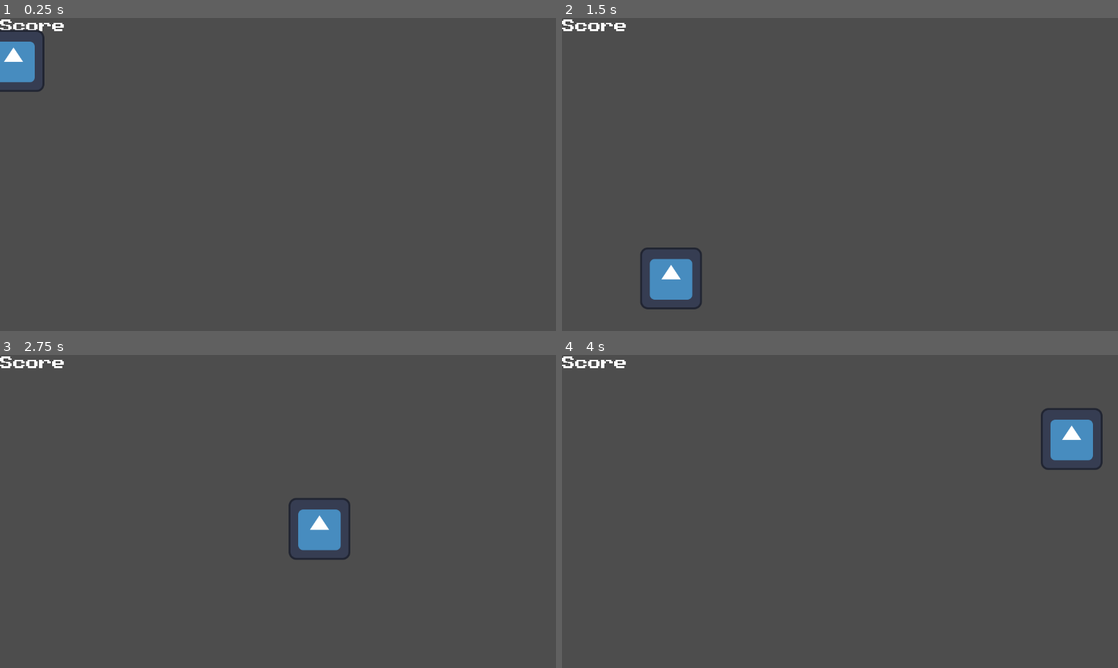
Above: before the commit, frames 1-4 (two rows, left to right).
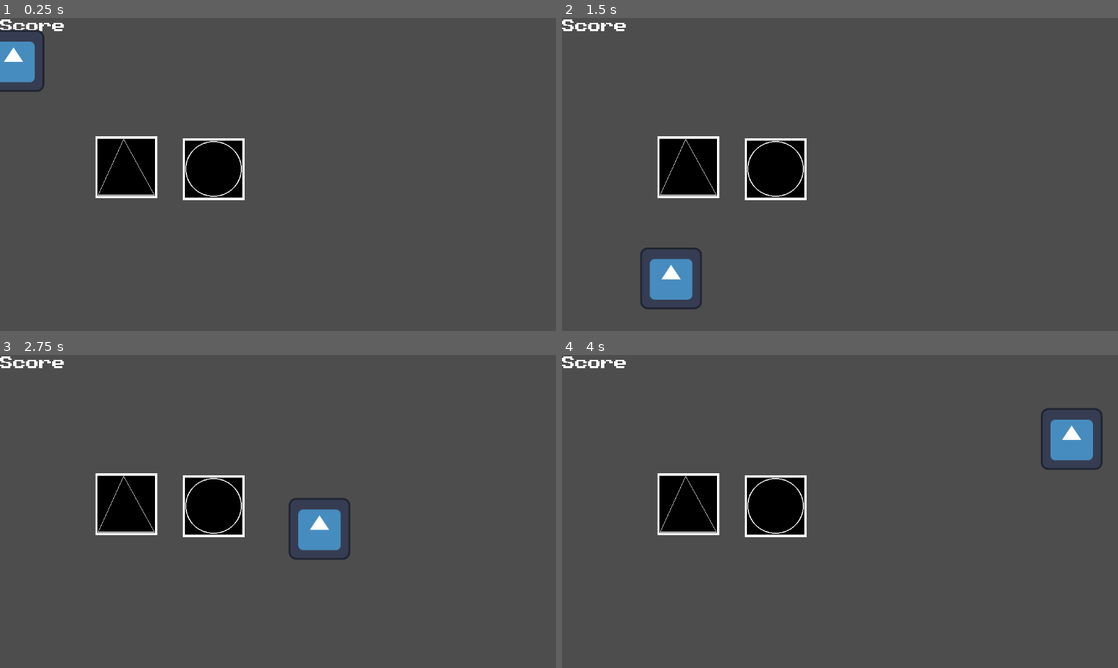
Above: after the commit, the same moments.

Repository: y1z/godot-wild-jam-84-submetions
Game: Godot game, scene res://Scenes/main.tscn
Same seed, same stepped clock (60 frames per second), same inputs: the game is played once before the commit and once after it. The engine's default icon, where the game draws it, is replaced by a stand-in: a white triangle on a blue panel in a dark square.
Inputs (mouse positions are in pixels of both pictures, inside the frame that each line leads up to):
- Up to frame 1 (0.25 s): no input
- Up to frame 2 (1.5 s): tap Enter at 0.5, 1.35 s; move the mouse to (962, 158) at 0.52 s; press the mouse at (962, 158) at 0.53 s; move the mouse to (728, 190) at 1.27 s; release the mouse at (728, 190) at 1.28 s; click (728, 190) at 1.42 s
- Up to frame 3 (2.75 s): move the mouse to (333, 442) at 2.02 s; tap F at 2.1 s; click (333, 442) at 2.17 s
- Up to frame 4 (4 s): move the mouse to (812, 574) at 2.77 s; click (812, 574) at 2.85 s; move the mouse to (1006, 558) at 3.52 s; tap Enter at 3.6 s; click (1006, 558) at 3.67 s

The runs differ from the first frame. In frame 1, 4.3% of the frame differs, in the area x 17-44%, y 37-59%; in frame 2, 4.3%; in frame 3, 4.3%; in frame 4, 4.3%.

Commit message:
Add event_bus

Diff:
--- a/Entities/critter_grid.tscn
+++ b/Entities/critter_grid.tscn
@@ -1,10 +1,13 @@
-[gd_scene load_steps=3 format=3 uid="uid://mxhbtsjpjwve"]
+[gd_scene load_steps=5 format=3 uid="uid://mxhbtsjpjwve"]
 
 [ext_resource type="Texture2D" uid="uid://q66vad3jtivw" path="res://Sprites/critter_grid_danger.png" id="1_11ji5"]
+[ext_resource type="Script" uid="uid://ny66irqijdg5" path="res://Scripts/critter_grid.gd" id="1_31cqe"]
+[ext_resource type="Texture2D" uid="uid://cufa0j0lvo4mv" path="res://Sprites/critter_grid_safe.png" id="3_gsgmu"]
 
 [sub_resource type="RectangleShape2D" id="RectangleShape2D_stflh"]
 
 [node name="CritterGrid" type="Node2D"]
+script = ExtResource("1_31cqe")
 
 [node name="Area2D" type="Area2D" parent="."]
 
@@ -12,6 +15,9 @@
 shape = SubResource("RectangleShape2D_stflh")
 
 [node name="Danger Grid" type="Sprite2D" parent="."]
+position = Vector2(-78, -5)
 texture = ExtResource("1_11ji5")
 
 [node name="Safe Grid" type="Sprite2D" parent="."]
+position = Vector2(103, -1)
+texture = ExtResource("3_gsgmu")
--- a/Scenes/main.tscn
+++ b/Scenes/main.tscn
@@ -1,7 +1,8 @@
-[gd_scene load_steps=3 format=3 uid="uid://dcj8i1iuuxwol"]
+[gd_scene load_steps=4 format=3 uid="uid://dcj8i1iuuxwol"]
 
 [ext_resource type="FontFile" uid="uid://kkjkpmqub1d2" path="res://Font/PublicPixel.otf" id="1_jjgbg"]
 [ext_resource type="PackedScene" uid="uid://bwksi02isilta" path="res://Entities/critter.tscn" id="2_bo1nx"]
+[ext_resource type="PackedScene" uid="uid://mxhbtsjpjwve" path="res://Entities/critter_grid.tscn" id="3_8gbba"]
 
 [node name="Main" type="Node2D"]
 
@@ -27,3 +28,6 @@
 speed = null
 target_area = null
 minimum_distance_from_target = null
+
+[node name="CritterGrid" parent="." instance=ExtResource("3_8gbba")]
+position = Vector2(340, 314)
--- a/Scripts/critter_grid.gd
+++ b/Scripts/critter_grid.gd
@@ -1,11 +1,13 @@
 extends Node2D
 
+var danger_grid_sprites :Sprite2D
+var safe_grid_sprites :Sprite2D
 
-# Called when the node enters the scene tree for the first time.
 func _ready() -> void:
-	pass # Replace with function body.
+	danger_grid_sprites = $"Danger Grid"
+	safe_grid_sprites = $"Safe Grid"
+	pass
 
 
-# Called every frame. 'delta' is the elapsed time since the previous frame.
 func _process(delta: float) -> void:
 	pass
--- /dev/null
+++ b/Scripts/event_bus.gd
@@ -0,0 +1,8 @@
+extends Node
+
+class ClickedWithCreatureData:
+	var mouse_pos :Vector2
+	var critter : Critter
+
+
+signal clicked_with_creature(data :ClickedWithCreatureData)
Not shown, added: Scripts/event_bus.gd.uid
